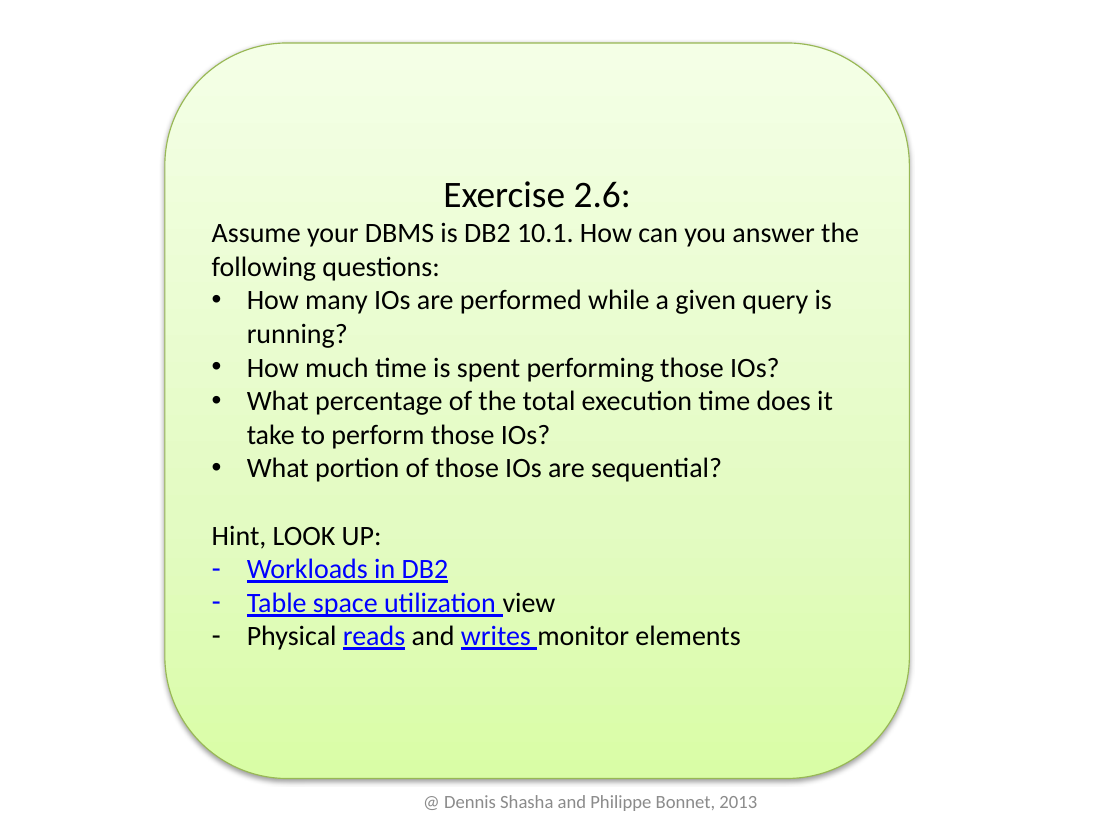
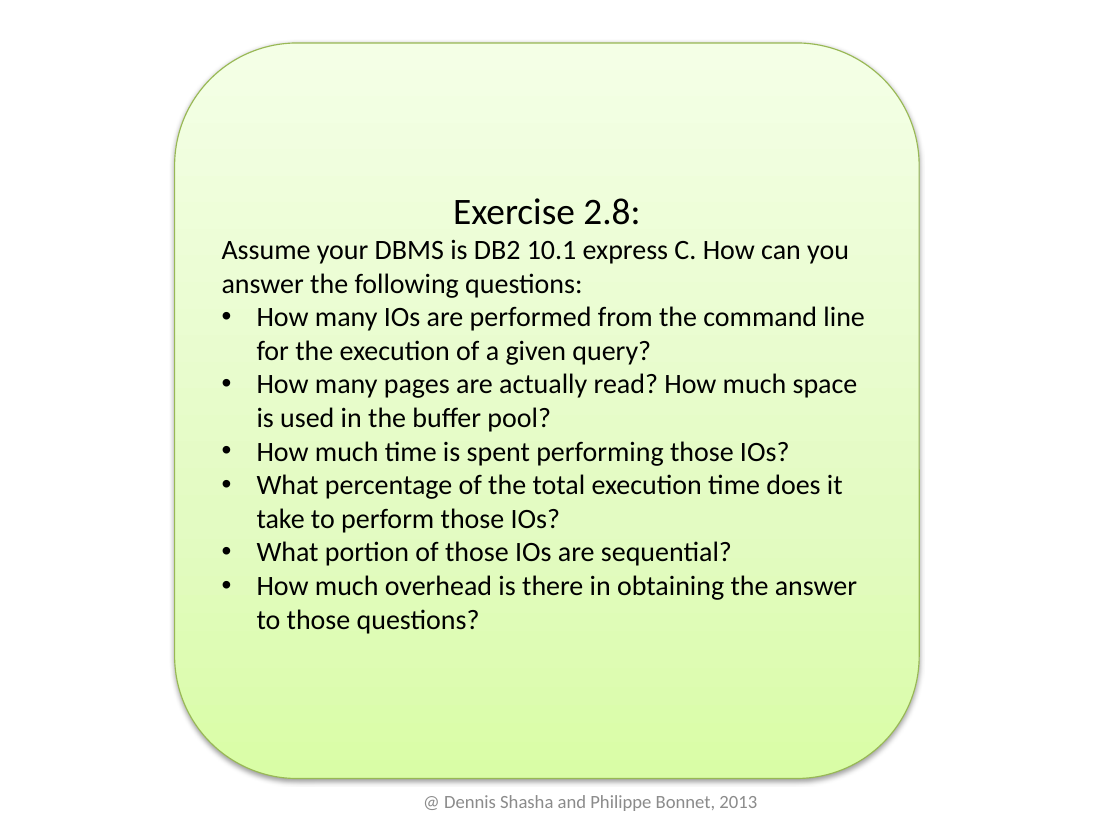
Before and after one commit to phbonnet/tuning, a slide deck: slide 21 of Slides/Troubleshooting.pptx. Drawn at 1120x840 pixels with LibreOffice and Linux fonts; fonts in the diff are those of the drawing. Boxes give left, top, right and bottom in pixels: in the first picture for what was removed or moved away, otherwise in the second. Text is boxed around its words. In the diff, an @@ line names an element or a change of style, - is before the commit and + after.

```diff
--- a/Slides/Troubleshooting.pptx
+++ b/Slides/Troubleshooting.pptx
@@ rounded rectangle "Exercise 2.8:" moved from (x1=165, y1=43, x2=909, y2=778) to (x1=175, y1=43, x2=920, y2=778) @@
@@ text in rounded rectangle at (x1=222, y1=198, x2=864, y2=432): text changed @@
-Exercise 2.6:
-Assume your DBMS is DB2 10.1. How can you answer the following questions:
-• How many IOs are performed while a given query is running?
+Exercise 2.8:
+Assume your DBMS is DB2 10.1 express C. How can you answer the following questions:
+• How many IOs are performed from the command line for the execution of a given query?
+• How many pages are actually read? How much space is used in the buffer pool?
@@ text in rounded rectangle at (x1=257, y1=575, x2=857, y2=634): text changed; text colour #0000FF to #000000 @@
-Hint, LOOK UP:
-– Workloads in DB2
-– Table space utilization view
-– Physical reads and writes monitor elements
+• How much overhead is there in obtaining the answer to those questions?
```
Also in this commit, not shown: 8 other slides changed, 3 slides added, 1 slide removed, 1 other file.
